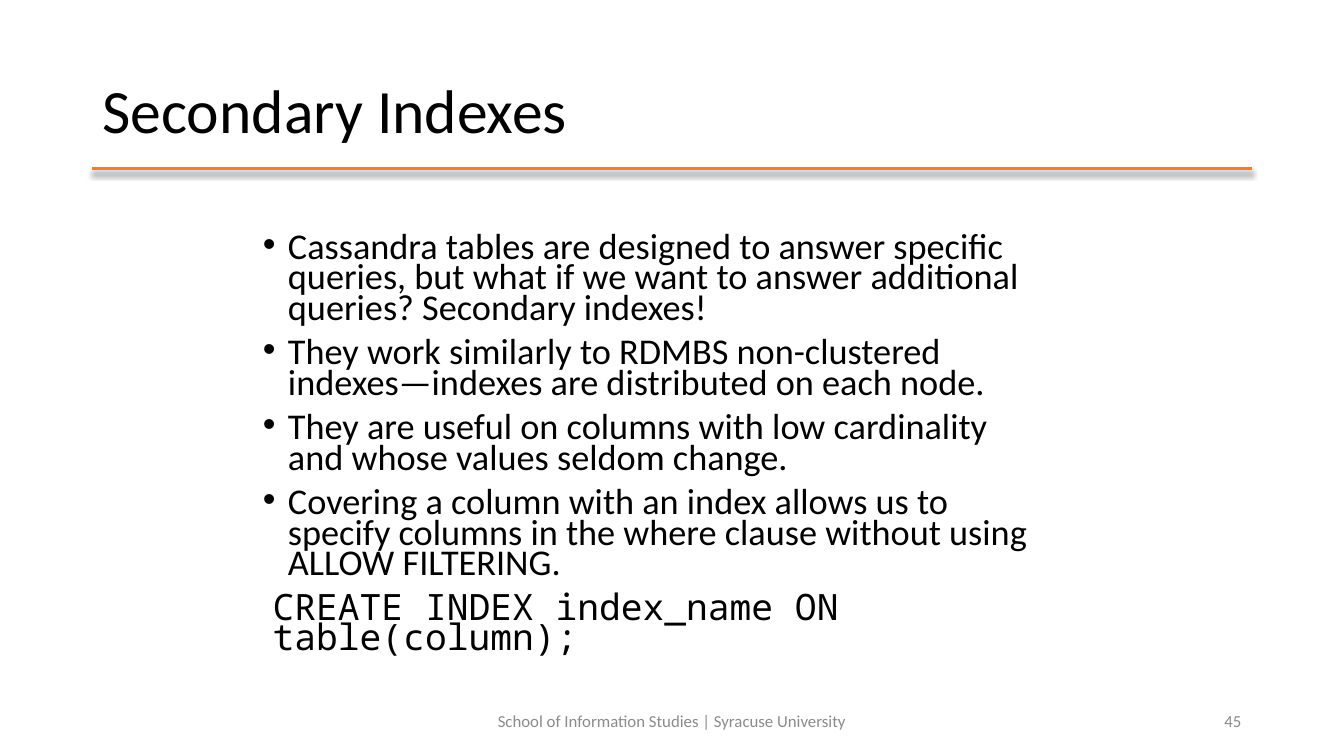
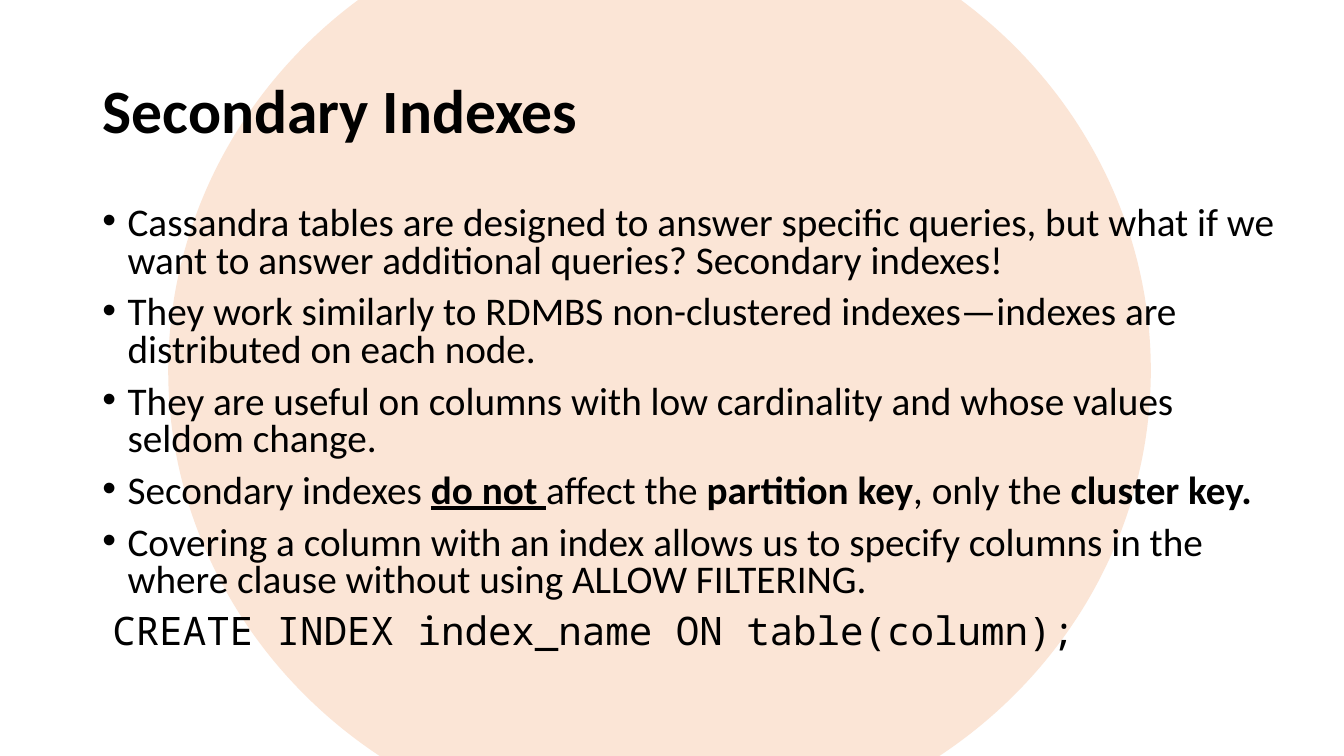
Before and after one commit to mafudge/ist769-old, a slide deck: slide 45 of content/G-Widecolumn/G-Widecolumn.pptx. Drawn at 1344x756 pixels with LibreOffice and Linux fonts; fonts in the diff are those of the drawing. Boxes give left, top, right and bottom in pixels: in the first picture for what was removed or moved away, otherwise in the second. Text is boxed around its words. In the diff, an @@ line names an element or a change of style, - is before the commit and + after.

```diff
--- a/content/G-Widecolumn/G-Widecolumn.pptx
+++ b/content/G-Widecolumn/G-Widecolumn.pptx
@@ ellipse added at (168, 0, 1151, 756), fill #FBE5D6 @@
@@ title "Secondary Indexes" at (102, 82, 578, 148): bold on @@
@@ line removed from (93, 168) to (1252, 168) @@
@@ text "Cassandra tables are designed to ...": place and size @@
-text "Cassandra tables are designed to ..." at (273, 233, 1027, 656)
+text "Cassandra tables are designed to ..." at (112, 203, 1274, 655)
@@ text at (112, 203, 1274, 655): size 25.9 to 28 pt in "Cassandra tables are designed to answer specific ...", "They work similarly to RDMBS non-clustered indexes—indexes ...", "They are useful on columns with low ...", "Covering a column with an index allows ..." and 1 more places; line spacing 0.7 to 0.8 @@
@@ text at (128, 471, 1252, 514): paragraph added @@
+• Secondary indexes do not affect the partition key, only the cluster key.
@@ text removed at (498, 715, 845, 730) @@
-School of Information Studies | Syracuse University
@@ page number removed at (1224, 716, 1241, 727) @@
-45
```
Also in this commit, not shown: 33 other slides changed, 12 slides added, 13 slides removed, 52 other files.
